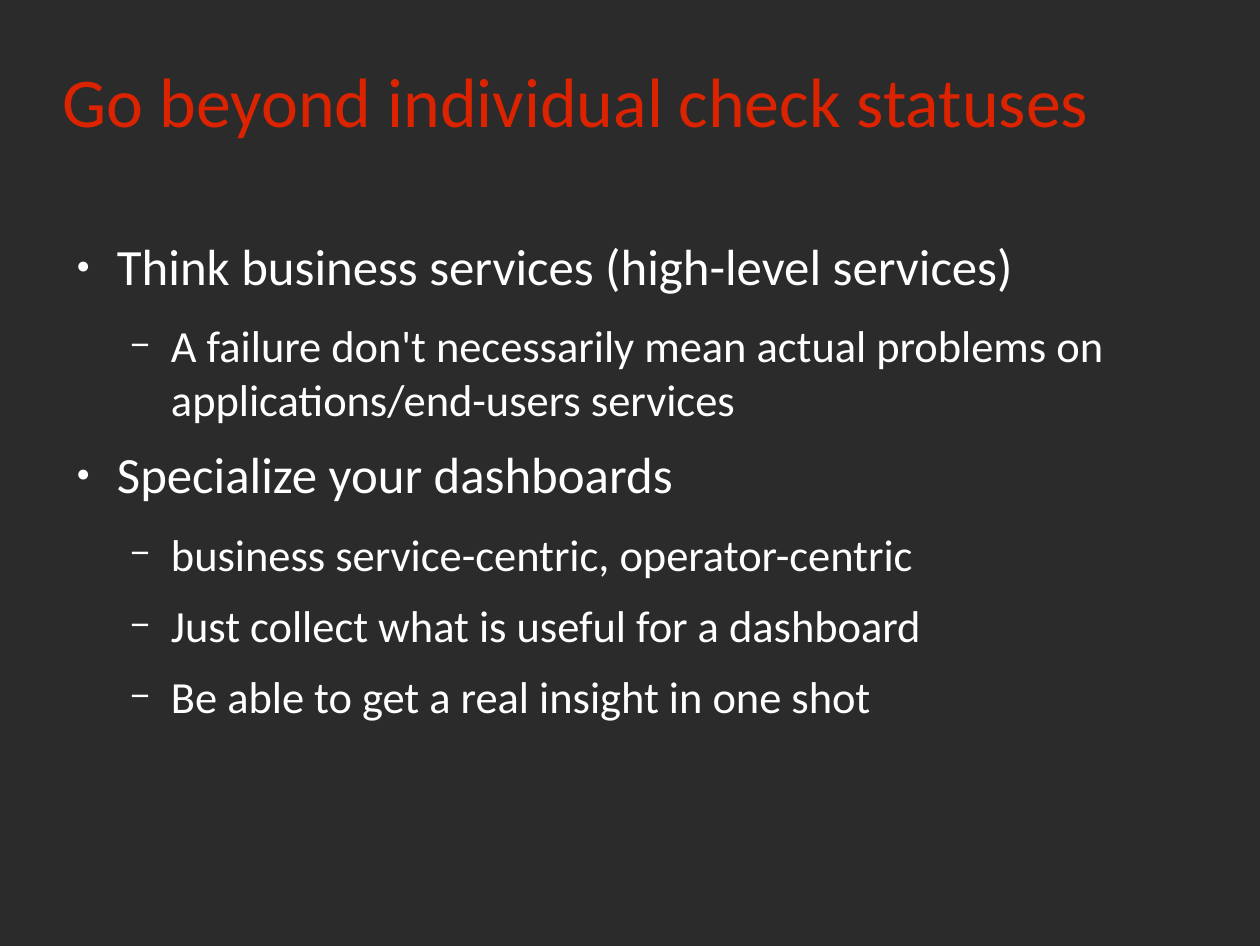
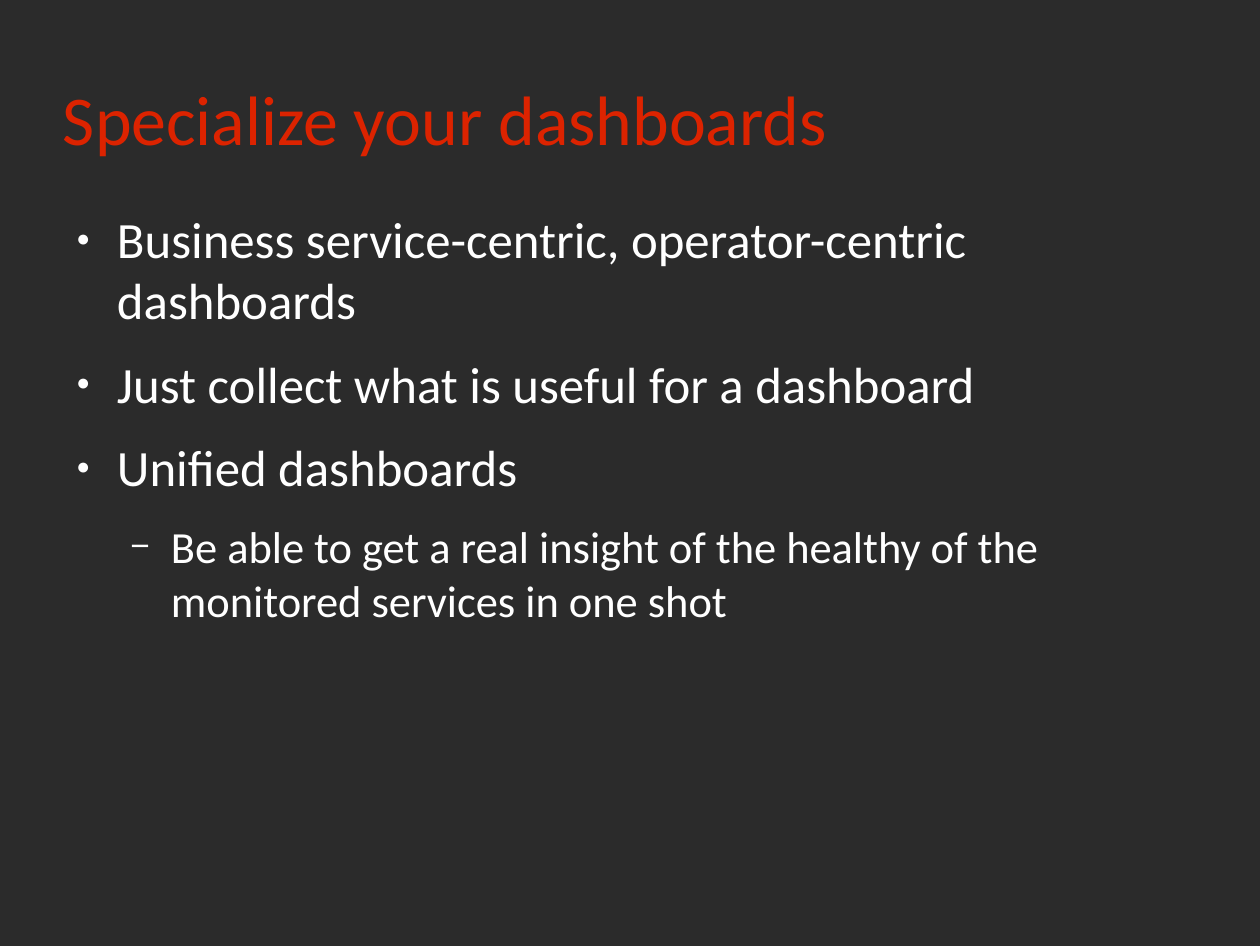
Before and after one commit to rchakode/realopinsight, a slide deck: slide 11 of doc/talks/rmll-2013.odp (slide 9 before the commit). Drawn at 1260x946 pixels with LibreOffice and Linux fonts; fonts in the diff are those of the drawing; background and template pictures are left out; a plain dark background stands for a picture behind light text. Boxes give left, top, right and bottom in pixels: in the first picture for what was removed or moved away, otherwise in the second. Text is boxed around its words. In the diff, an @@ line names an element or a change of style, - is before the commit and + after.

Commit message:
updated slide theme

```diff
--- a/doc/talks/rmll-2013.odp
+++ b/doc/talks/rmll-2013.odp
@@ title removed at [63, 78, 1088, 139] @@
-Go beyond individual check statuses
@@ title added at [63, 96, 827, 157], 44 pt, text #DC2300 @@
+Specialize your dashboards
@@ text "Business service-centric, operator-centric dashboards": place and size @@
-text "Business service-centric, operator-centric dashboards" at [117, 248, 1103, 721]
+text "Business service-centric, operator-centric dashboards" at [117, 223, 1038, 618]
@@ text at [117, 223, 966, 320]: text changed; size 28 to 32 pt @@
-● Think business services (high-level services)
-  − A failure don't necessarily mean actual problems on applications/end-users services
-● Specialize your dashboards
-  − business service-centric, operator-centric
+● Business service-centric, operator-centric dashboards
@@ text at [117, 367, 974, 404]: size 28 to 32 pt in "Just collect what is useful for a ..."; bullet − to ●; list level 2 to 1 in "Just collect what is useful ..." @@
@@ text at [117, 450, 1038, 618]: text changed @@
-  − Be able to get a real insight in one shot
+● Unified dashboards
+  − Be able to get a real insight of the healthy of the monitored services in one shot
```
Also in this commit, not shown: 15 other slides changed, 7 slides added, 4 slides removed, 1 other file.
